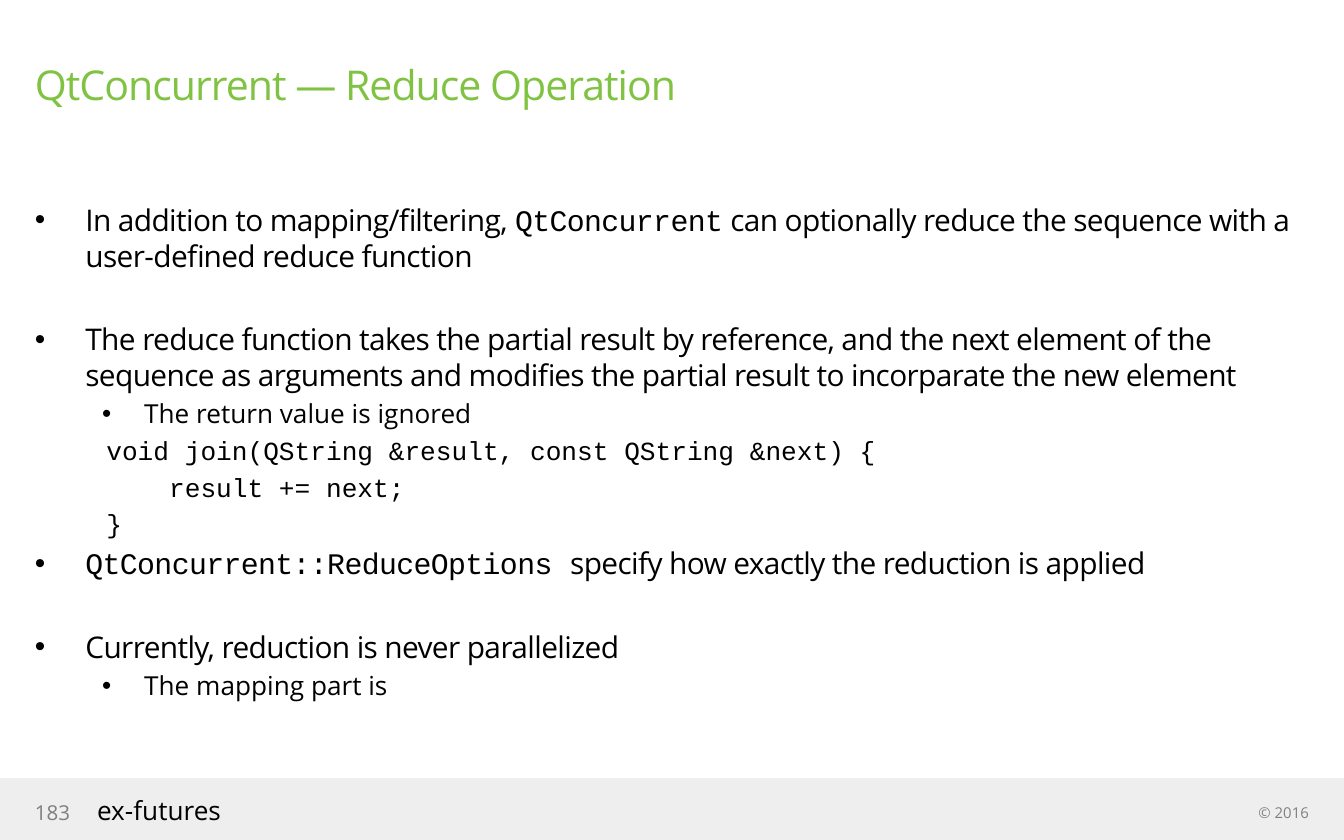
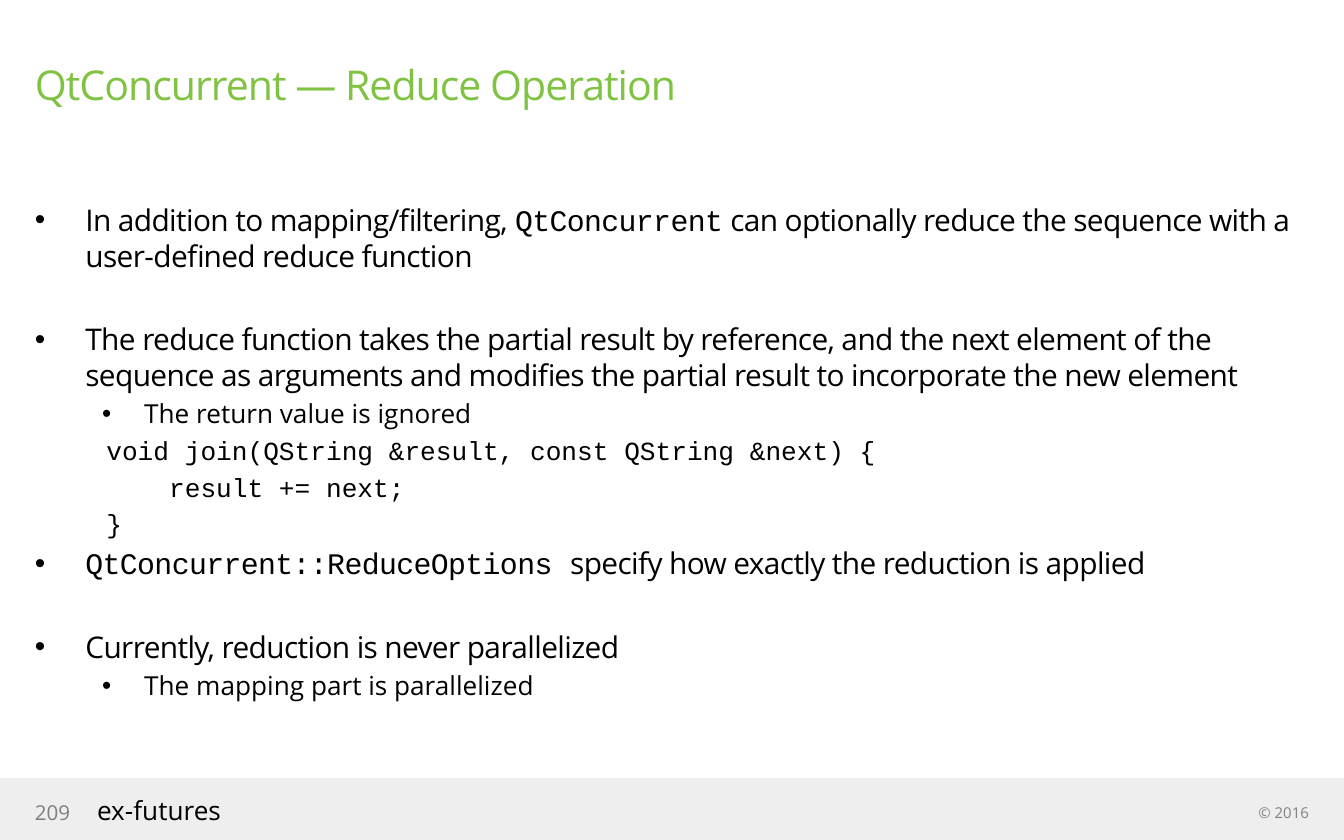
Before and after one commit to jigneshBadrakhiya/training-material, a slide deck: slide 209 of engine/docs/engine edition slideware.pptx (slide 183 before the commit). Drawn at 1344x840 pixels with LibreOffice and Linux fonts; fonts in the diff are those of the drawing. Boxes give left, top, right and bottom in pixels: in the first picture for what was removed or moved away, otherwise in the second. Text is boxed around its words. In the diff, an @@ line names an element or a change of style, - is before the commit and + after.

```diff
--- a/engine/docs/engine edition slideware.pptx
+++ b/engine/docs/engine edition slideware.pptx
@@ text at [85, 327, 1238, 394]: text changed @@
-• The reduce function takes the partial result by reference, and the next element of the sequence as arguments and modifies the partial result to incorparate the new element
+• The reduce function takes the partial result by reference, and the next element of the sequence as arguments and modifies the partial result to incorporate the new element
@@ text at [144, 675, 533, 702]: text changed @@
-  • The mapping part is
+  • The mapping part is parallelized
@@ page number at [35, 805, 70, 820]: text changed @@
-183
+209
```
Also in this commit, not shown: 11 other slides changed, 26 slides added.
